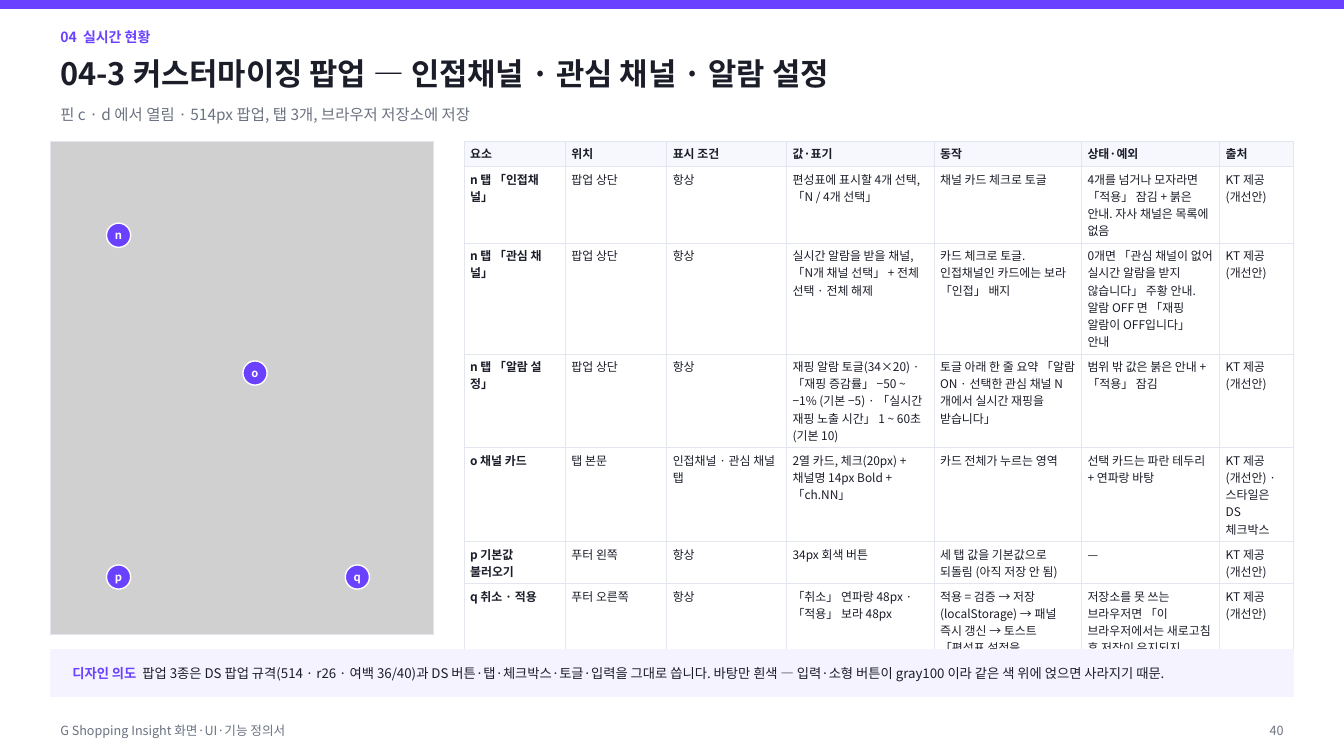
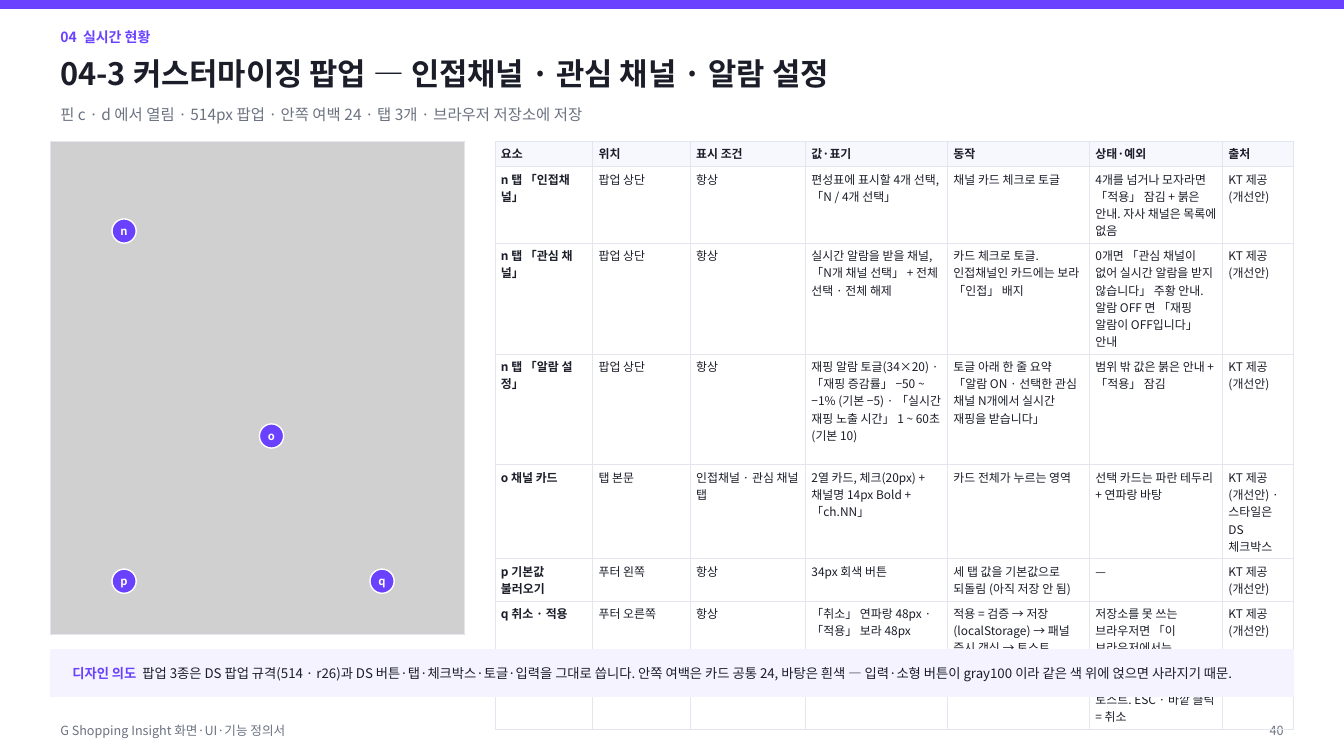
Before and after one commit to willji1096/gsi-admin-handoff, a slide deck: slide 40 of 기획정의/GSI-정의서.pptx. Drawn at 1344x756 pixels with LibreOffice and Linux fonts; fonts in the diff are those of the drawing; grey boxes stand for pictures. Boxes give left, top, right and bottom in pixels: in the first picture for what was removed or moved away, otherwise in the second. Text is boxed around its words. In the diff, an @@ line names an element or a change of style, - is before the commit and + after.

```diff
--- a/기획정의/GSI-정의서.pptx
+++ b/기획정의/GSI-정의서.pptx
@@ text at [60,107,582,124]: text changed @@
-핀 c · d 에서 열림 · 514px 팝업, 탭 3개, 브라우저 저장소에 저장
+핀 c · d 에서 열림 · 514px 팝업 · 안쪽 여백 24 · 탭 3개 · 브라우저 저장소에 저장
@@ picture: place and size @@
-picture at [50,141,434,635]
+picture at [50,141,465,635]
@@ rectangle: place and size @@
-rectangle at [50,141,434,635]
+rectangle at [50,141,465,635]
@@ table: place and size @@
-table at [464,141,1294,683]
+table at [495,141,1294,726]
@@ text "n": place and size @@
-text "n" at [115,232,122,239]
+text "n" at [120,228,127,235]
@@ ellipse: place and size @@
-ellipse at [107,223,131,247]
+ellipse at [112,219,136,243]
@@ text "o": place and size @@
-text "o" at [251,370,258,377]
+text "o" at [268,433,275,440]
@@ ellipse: place and size @@
-ellipse at [243,361,267,385]
+ellipse at [259,424,283,449]
@@ text "p": place and size @@
-text "p" at [115,574,122,584]
+text "p" at [120,578,127,588]
@@ ellipse: place and size @@
-ellipse at [107,565,131,589]
+ellipse at [112,570,136,594]
@@ text "q": place and size @@
-text "q" at [354,574,361,584]
+text "q" at [378,578,385,588]
@@ ellipse: place and size @@
-ellipse at [346,565,370,589]
+ellipse at [370,570,394,594]
@@ text at [72,667,1232,682]: text changed @@
-디자인 의도 팝업 3종은 DS 팝업 규격(514 · r26 · 여백 36/40)과 DS 버튼·탭·체크박스·토글·입력을 그대로 씁니다. 바탕만 흰색 — 입력·소형 버튼이 gray100 이라 같은 색 위에 얹으면 사라지기 때문.
+디자인 의도 팝업 3종은 DS 팝업 규격(514 · r26)과 DS 버튼·탭·체크박스·토글·입력을 그대로 씁니다. 안쪽 여백은 카드 공통 24, 바탕은 흰색 — 입력·소형 버튼이 gray100 이라 같은 색 위에 얹으면 사라지기 때문.
```
Also in this commit, not shown: 1 other slide changed, 2 other files.
